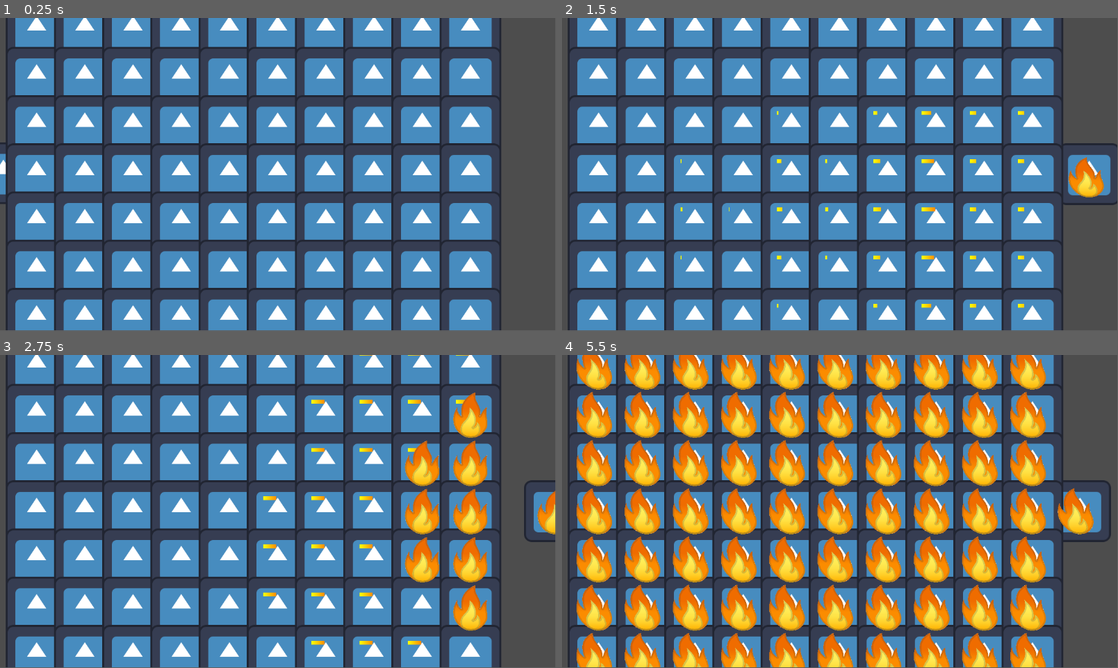
Above: before the commit, frames 1-4 (two rows, left to right).
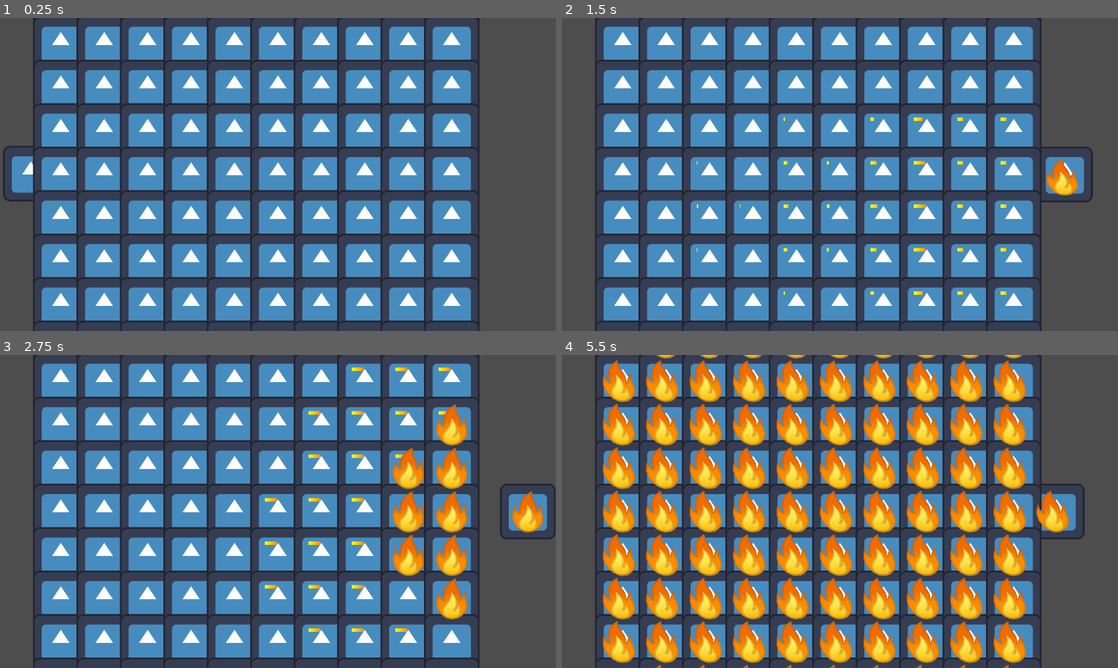
Above: after the commit, the same moments.

Repository: LiamRICE/CoopSpaceGame
Game: Godot game, scene res://scenes/test_scene.tscn
The game is run twice, just before and just after one commit, with the same random seed, the same clock (stepped at 60 frames per second) and the same inputs. The engine's default icon, where the game draws it, is replaced by a stand-in: a white triangle on a blue panel in a dark square.
Inputs:
- Up to frame 1 (0.25 s): no input
- Up to frame 2 (1.5 s): tap Enter (ui_accept) at 0.5, 0.77 s; hold D (right) 0.53-1.28 s; hold Shift (sprint) 0.53-1.28 s; hold S (down) from 1.28 s (still down); tap Shift (sprint) at 1.35 s
- Up to frame 3 (2.75 s): tap Enter (ui_accept) at 1.52 s; release S (down) at 2.03 s; hold D (right) from 2.03 s (still down); hold Shift (sprint) from 2.03 s (still down)
- Up to frame 4 (5.5 s): release D (right) at 2.78 s; release Shift (sprint) at 2.78 s; hold W (up) 2.78-3.53 s; tap Shift (sprint) at 2.85, 4.35 s; tap Enter (ui_accept) at 3.02, 3.77, 4.52 s; hold Shift (sprint) 3.53-4.28 s; hold A (left) 3.53-5.03 s; hold S (down) from 5.03 s (still down); hold Shift (sprint) from 5.03 s (still down)
In our replay, the window is 799x449 before the commit and 800x450 after it. These sizes can differ from the game's own. Grey fills any space a smaller window leaves; there, only what the larger window draws over its background counts as a difference.

The runs differ from the first frame. In frame 1, 54% of the frame differs, in the area x 0-91%, y 0-100%; in frame 2, 55%; in frame 3, 58%; in frame 4, 72%, in the area x 1-99%, y 0-100%.

Commit message:
Updated settings - disabled VSync

Diff:
--- a/project.godot
+++ b/project.godot
@@ -14,6 +14,12 @@
 run/main_scene="res://scenes/test_scene.tscn"
 config/features=PackedStringArray("4.2", "Forward Plus")
 config/icon="res://icon.svg"
+
+[display]
+
+window/size/viewport_width=1280
+window/size/viewport_height=720
+window/vsync/vsync_mode=0
 
 [dotnet]
 
